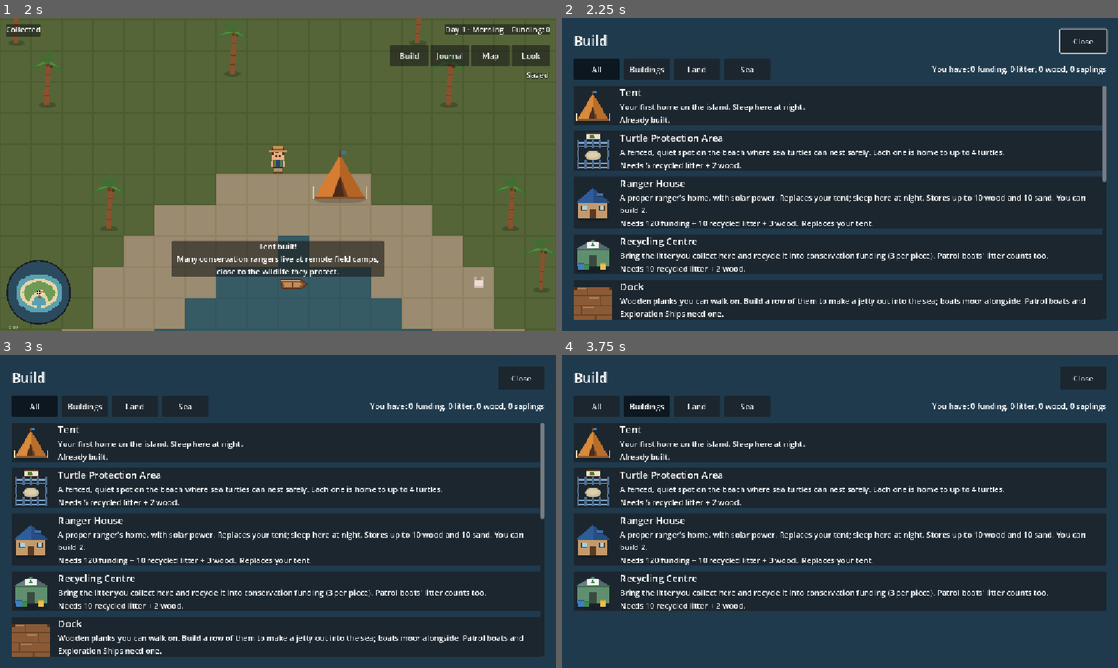
Above: before the commit, frames 1-4 (two rows, left to right).
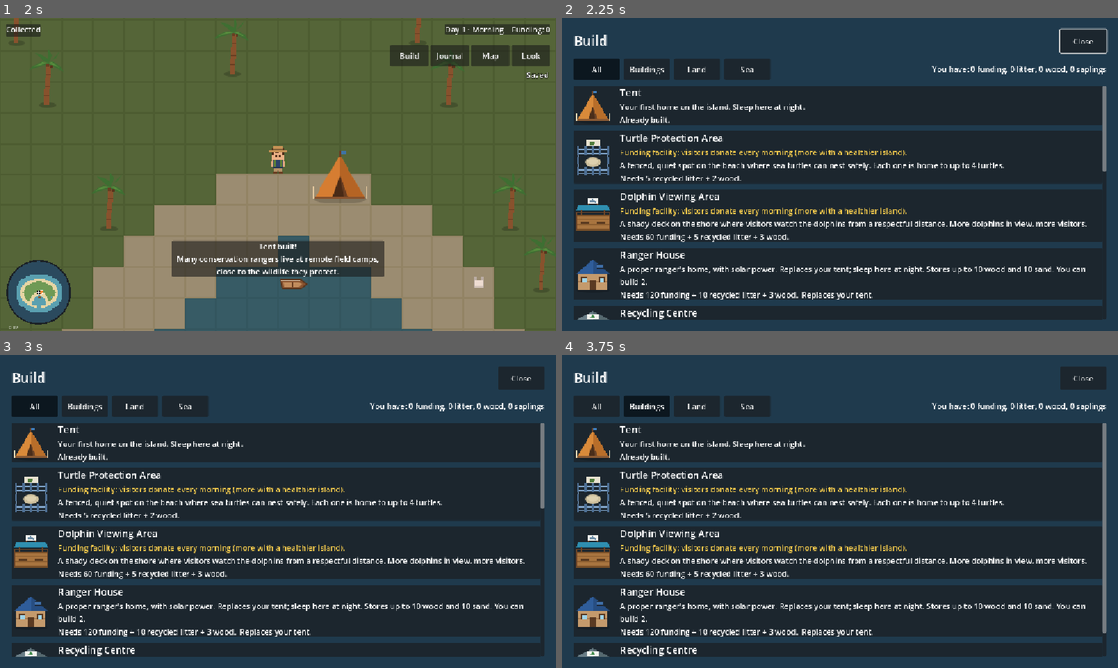
Above: after the commit, the same moments.

Repository: detronics-apps/ocean-haven
Game: Godot game, scene res://scenes/world/ocean_world.tscn
Two runs of this game, one before a commit and one after it. Both use one fixed random seed, a clock stepped at 60 frames per second and the inputs below.
Inputs:
- Up to frame 1 (2 s): click "Let's go!" at 0.5 s; click "Place" at 1.25 s
- Up to frame 2 (2.25 s): click "Build" at 2 s
- Up to frame 3 (3 s): click "All" at 2.75 s
- Up to frame 4 (3.75 s): click "Buildings" at 3.5 s

Frame 1 is identical in both runs. In frame 2, 19% of the frame differs, in the area x 2-98%, y 36-97%; in frame 3, 19%; in frame 4, 26%, in the area x 2-98%, y 21-97%.

Commit message:
Wildlife Conservation Parks: funding facilities, Dolphin Viewing Area, health-scaled visitors
BuildingData.facility marks funding / signature facilities (coloured in
the Build menu). Morning donations grow with island health. New Dolphin
Viewing Area (one per island): more visitors with dolphins in view.

Co-Authored-By: Claude Opus 5.5 <noreply@anthropic.com>
Claude-Session: https://claude.ai/code/session_01ChybPLnAeNJTe6e9JZZe7p

Diff:
--- /dev/null
+++ b/assets/buildings/dolphin_viewing_area.svg
@@ -0,0 +1,23 @@
+<svg xmlns="http://www.w3.org/2000/svg" width="64" height="64" viewBox="0 0 64 64" shape-rendering="crispEdges">
+  <!-- Placeholder Dolphin Viewing Area: a wooden deck with a railing, a shade roof, benches and a dolphin sign -->
+  <rect x="4" y="30" width="56" height="28" fill="#a8743f"/>
+  <rect x="4" y="30" width="56" height="2" fill="#7a5028"/>
+  <rect x="4" y="38" width="56" height="1" fill="#8c5e30"/>
+  <rect x="4" y="46" width="56" height="1" fill="#8c5e30"/>
+  <rect x="4" y="54" width="56" height="4" fill="#7a5028"/>
+  <rect x="4" y="26" width="2" height="30" fill="#6b4428"/>
+  <rect x="58" y="26" width="2" height="30" fill="#6b4428"/>
+  <rect x="4" y="26" width="56" height="2" fill="#6b4428"/>
+  <polygon points="8,14 56,14 60,22 4,22" fill="#2f8fb0"/>
+  <rect x="4" y="22" width="56" height="2" fill="#1f6c88"/>
+  <rect x="12" y="22" width="2" height="8" fill="#6b4428"/>
+  <rect x="50" y="22" width="2" height="8" fill="#6b4428"/>
+  <rect x="12" y="42" width="14" height="3" fill="#5a3a20"/>
+  <rect x="38" y="42" width="14" height="3" fill="#5a3a20"/>
+  <rect x="24" y="2" width="16" height="10" fill="#f2f2ee"/>
+  <rect x="24" y="12" width="2" height="2" fill="#6b4428"/>
+  <rect x="38" y="12" width="2" height="2" fill="#6b4428"/>
+  <rect x="27" y="6" width="9" height="3" fill="#6f8fa8"/>
+  <rect x="31" y="4" width="2" height="2" fill="#6f8fa8"/>
+  <rect x="35" y="8" width="2" height="2" fill="#6f8fa8"/>
+</svg>
--- /dev/null
+++ b/data/buildings/dolphin_viewing_area.tres
@@ -0,0 +1,24 @@
+[gd_resource type="Resource" script_class="BuildingData" format=3]
+
+[ext_resource type="Script" path="res://scripts/buildings/building_data.gd" id="1_dva"]
+[ext_resource type="Texture2D" path="res://assets/buildings/dolphin_viewing_area.svg" id="2_dva"]
+
+[resource]
+script = ExtResource("1_dva")
+id = &"dolphin_viewing_area"
+display_name = "Dolphin Viewing Area"
+description = "A shady deck on the shore where visitors watch the dolphins from a respectful distance. More dolphins in view, more visitors."
+order = 2
+texture = ExtResource("2_dva")
+terrain = PackedStringArray("sand")
+cost_litter = 5
+cost_funding = 60
+cost_items = Dictionary[StringName, int]({&"wood": 3})
+facility = &"funding"
+visitors = 15
+visitors_per_animal = 10
+watches = &"bottlenose_dolphin"
+watch_range = 480.0
+max_count = 1
+placement_hint = "on the beach, facing the dolphins' waters"
+fact = "Watching dolphins from the shore or from a slow, distant boat keeps them safe: chasing or crowding them disturbs their feeding and resting."
--- a/data/buildings/turtle_protection_area.tres
+++ b/data/buildings/turtle_protection_area.tres
@@ -22,3 +22,4 @@
 max_tier = 3
 upgrade_funding = 60
 upgrade_items = Dictionary[StringName, int]({&"wood": 2})
+facility = &"funding"
--- a/scripts/buildings/building.gd
+++ b/scripts/buildings/building.gd
@@ -172,6 +172,25 @@
 		func(a: Node) -> bool: return a.get("home_area") == self and not a.get("leaving")).size()
 
 
+## Animals of the `watches` species in view (e.g. dolphins from a viewing area).
+func animals_in_view() -> int:
+	if data.watches == &"":
+		return 0
+	return get_tree().get_nodes_in_group("animals").filter(func(a: Node2D) -> bool:
+		return (a.data.id == data.watches and not a.leaving
+			and a.global_position.distance_to(global_position) <= data.watch_range)).size()
+
+
+## What visitors donate this morning: a base amount, more for every animal that lives here
+## or is in view, and more again the healthier the island is.
+func visitors_today() -> int:
+	if data.visitors <= 0:
+		return 0
+	var base := data.visitors + data.visitors_per_animal * (animals_here() + animals_in_view())
+	var health := maxf(IslandHealth.of(get_tree(), Regions.nearest(global_position)), 0.0)
+	return roundi(base * (1.0 + health * data.health_bonus))
+
+
 ## How many more animals can join this area.
 func room_for_animals() -> int:
 	return maxi(capacity() - animals_here(), 0)
@@ -229,12 +248,17 @@
 			pending_funds = 0
 			_coin.visible = false
 	var near := _ranger_in_range(use_range)
-	_hint.visible = near and (data.action != &"" or capacity() > 0)
+	_hint.visible = near and (data.action != &"" or capacity() > 0 or data.watches != &"")
 	if _hint.visible and data.action == &"sleep":
 		_hint.text = "E / tap: sleep until morning" if GameClock.is_night() else "Rest here when it gets dark"
 		if storage() > 0:
 			_hint.text += "\nStored: " + ", ".join(storable_items().map(func(item: ItemData) -> String:
 				return "%d / %d %s" % [Inventory.stored(item.id), storage_space(get_tree()), item.display_name.to_lower()]))
+	elif _hint.visible and data.watches != &"":
+		var seen := animals_in_view()
+		var kind: String = load("res://data/animals/%s.tres" % data.watches).display_name
+		_hint.text = "%ss in view: %d (visitors love them)" % [kind, seen] if seen > 0 \
+			else "No %ss in view right now" % kind.to_lower()
 	elif _hint.visible and data.action == &"explore":
 		_hint.text = "Exploration Ship: equipment level %d" % Fleet.level()
 	elif _hint.visible:
--- a/scripts/buildings/building_data.gd
+++ b/scripts/buildings/building_data.gd
@@ -35,10 +35,18 @@
 @export var upgrade_items: Dictionary[StringName, int] = {}
 ## Building id this one replaces when placed (the house replaces the tent).
 @export var replaces: StringName
+## Island building kind: "funding" (a funding facility: earns funding each morning from
+## visitors), "signature" (the island's one special facility) or "" (shared infrastructure).
+@export var facility: StringName
 ## Funding visitors donate each morning (0 = attracts no visitors) ...
 @export var visitors := 0
-## ... plus this much for each animal that nests here.
+## ... plus this much for each animal that nests here (or is in view: `watches`) ...
 @export var visitors_per_animal := 0
+## ... all times (1 + island health x this): a healthier island draws more visitors.
+@export var health_bonus := 1.0
+## Species visitors come to watch (counted within `watch_range`), e.g. dolphins.
+@export var watches: StringName
+@export var watch_range := 480.0
 ## Offers "Move" (palm trees don't: cut them down and plant a sapling instead).
 @export var movable := true
 ## Only one of these can exist (e.g. your home).
--- a/scripts/systems/money_system.gd
+++ b/scripts/systems/money_system.gd
@@ -43,14 +43,14 @@
 	return true
 
 
-## Morning donations from visitors to each building that attracts them: a base
-## amount, plus more for every animal that belongs there (more turtles, more visitors).
-## They wait at the building until the ranger collects them.
+## Morning donations from visitors to each funding facility (Building.visitors_today:
+## more animals and a healthier island, more visitors). They wait at the building
+## until the ranger collects them.
 func _on_new_day(_day: int) -> void:
 	for building: Building in get_tree().get_nodes_in_group("buildings"):
-		if building.data.visitors <= 0:
+		var amount := building.visitors_today()
+		if amount <= 0:
 			continue
-		var amount: int = building.data.visitors + building.data.visitors_per_animal * building.animals_here()
 		building.add_funds(amount)
 		donations_waiting.emit(building, amount)
 
--- a/scripts/ui/build_menu.gd
+++ b/scripts/ui/build_menu.gd
@@ -9,6 +9,13 @@
 
 ## Tabs: label -> BuildingData.category ("" = everything).
 const TABS := {"All": &"", "Buildings": &"buildings", "Land": &"land", "Sea": &"sea"}
+
+## Island facilities stand out: funding facilities earn, the signature facility spends.
+const FACILITY_LINES := {
+	&"funding": "Funding facility: visitors donate every morning (more with a healthier island).",
+	&"signature": "Signature facility: the island's one special building. Spend funding here to make progress.",
+}
+const FACILITY_COLOURS := {&"funding": Color("f2c94c"), &"signature": Color("c9a4ff")}
 
 var _tab: StringName = &""
 ## "You have: ..." next to the tabs.
@@ -77,8 +84,14 @@
 		status = data.cost_text()
 	if data.replaces and not data.locked:
 		status += "  Replaces your %s." % data.replaces
-	var entry := card(data.texture, [data.display_name, data.description, status], data.locked)
+	var lines: Array[String] = [data.display_name, data.description, status]
+	if FACILITY_LINES.has(data.facility):
+		lines.insert(1, FACILITY_LINES[data.facility])
+	var entry := card(data.texture, lines, data.locked)
 	entry.name = "Entry_" + data.id
+	if FACILITY_COLOURS.has(data.facility):
+		var line: Label = entry.get_child(0).get_child(1).get_child(1)
+		line.add_theme_color_override("font_color", FACILITY_COLOURS[data.facility])
 	if can_build:
 		var build := Button.new()
 		build.name = "Build"
--- a/tests/test_funding.gd
+++ b/tests/test_funding.gd
@@ -1,6 +1,6 @@
 extends SceneTree
-## Funding: visitors to the turtle area pay each morning (more turtles, more
-## visitors); one paid research photo per species per day; a one-off grant for the
+## Funding: visitors to the turtle area pay each morning (more turtles and a healthier
+## island, more visitors); the Dolphin Viewing Area earns more with dolphins in view; one paid research photo per species per day; a one-off grant for the
 ## first hatchlings. The house costs funding + litter and replaces the tent; the
 ## dock (a plank) costs funding and must connect to the shore.
 ## Run: godot --headless --path . --script res://tests/test_funding.gd --quit-after 200000
@@ -27,14 +27,39 @@
 	clock.day = 1
 	clock.time_of_day = 0.9
 	clock.sleep_until_morning()
-	_expect(funding.balance == 0 and area.pending_funds == 20,
-		"visitors leave 20 (+10 per turtle belonging here: none yet) (waiting: %d)" % area.pending_funds)
+	var paid: int = area.pending_funds
+	_expect(funding.balance == 0 and paid >= 20 and paid < 25,
+		"visitors leave 20 (+10 per turtle belonging here: none yet), a little more for island health (waiting: %d)" % paid)
 	var player: Node2D = world.get_node("Player")
 	player.global_position = area.global_position + Vector2(-50, 10)
 	for i in 3:
 		await process_frame
-	_expect(funding.balance == 20 and area.pending_funds == 0, "collected by walking up to it (got %d)" % funding.balance)
+	_expect(funding.balance == paid and area.pending_funds == 0, "collected by walking up to it (got %d)" % funding.balance)
 	player.global_position = Vector2.ZERO
+	# A healthier island (its litter cleaned up) draws more visitors.
+	for debris: Node in get_nodes_in_group("debris"):
+		debris.free()
+	_expect(area.visitors_today() > paid, "a cleaner island, more visitors (%d)" % area.visitors_today())
+	funding.restore({"balance": 20})
+
+	# --- Dolphin Viewing Area: more visitors with dolphins in view ---
+	var viewing: Resource = load("res://data/buildings/dolphin_viewing_area.tres")
+	_expect(viewing.facility == &"funding" and area.data.facility == &"funding", "both are funding facilities")
+	var deck: Node2D = build_mode.add_building(viewing, Vector2i(14, 3))
+	for id in ["Dolphin1", "Dolphin2", "Dolphin3"]:
+		(world.get_node(id) as Node2D).global_position = Vector2(-3000, 0)
+	var dolphin: Node2D = world.get_node("Dolphin1")
+	var none_in_view: int = deck.animals_in_view()
+	dolphin.global_position = deck.global_position + Vector2(200, 0)
+	_expect(none_in_view == 0 and deck.animals_in_view() == 1, "counts the dolphins in view")
+	var with_dolphins: int = deck.visitors_today()
+	dolphin.global_position = deck.global_position + Vector2(2000, 0)
+	_expect(deck.visitors_today() < with_dolphins, "fewer dolphins in view, fewer visitors")
+	build_mode.start(viewing)
+	_expect(build_mode.at_limit(viewing), "one Dolphin Viewing Area")
+	build_mode.cancel()
+	deck.queue_free()
+	await process_frame
 
 	# --- Research photos: once per species per day ---
 	journal.photograph(turtle)
Not shown, added: assets/buildings/dolphin_viewing_area.svg.import
Not shown, added: tests/test_island_health.gd.uid
Not shown, changed: CLAUDE.md
